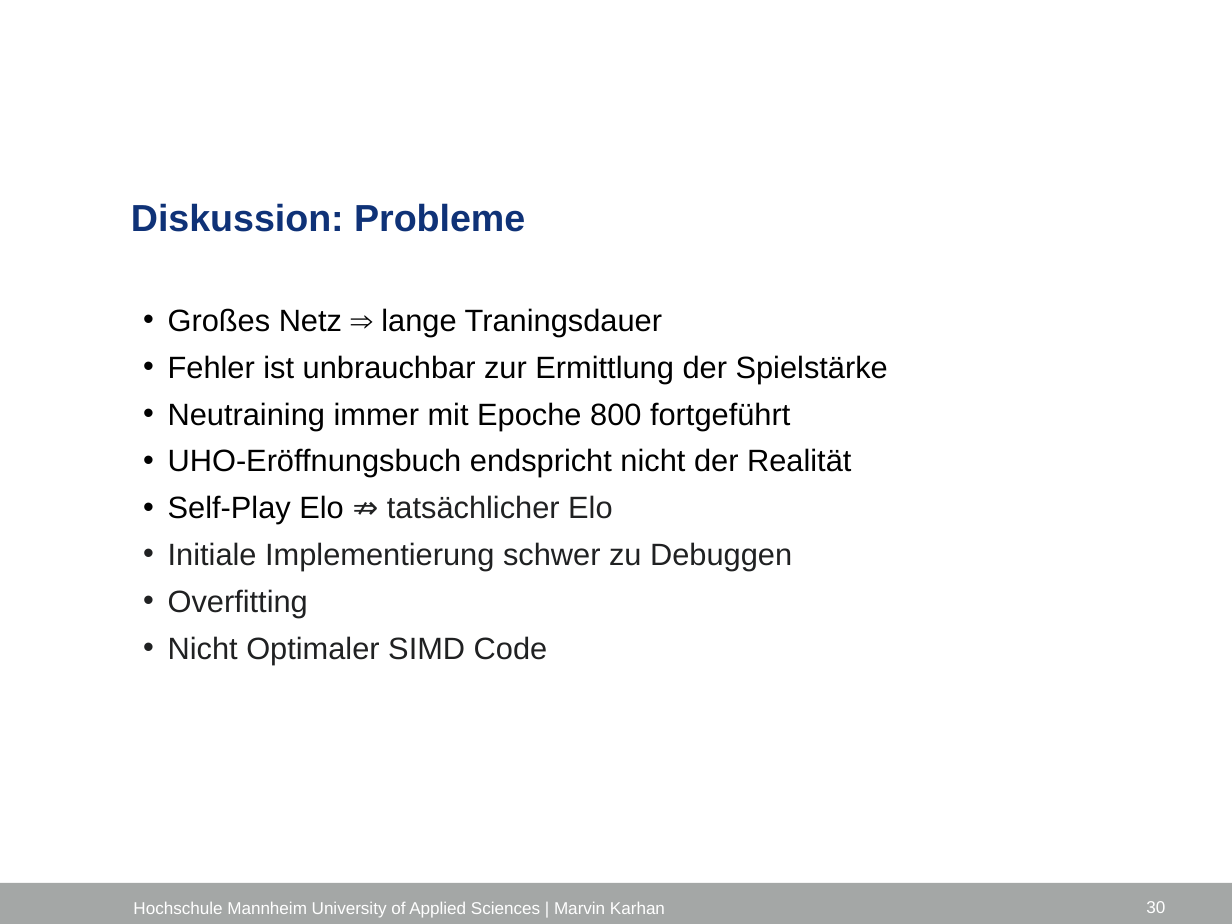
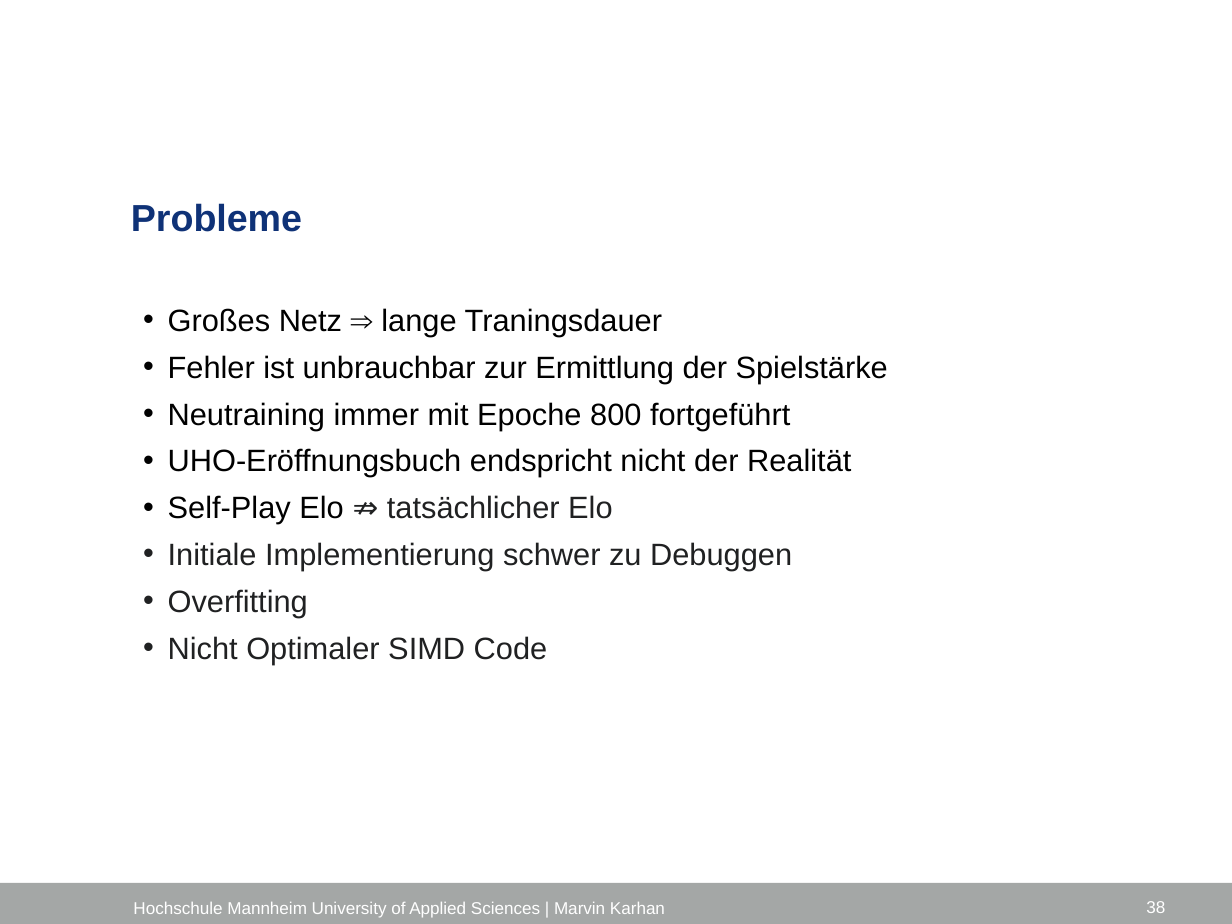
Before and after one commit to marvinkarhan/Bachelorarbeit, a slide deck: slide 38 of latex/Kolloquium/Kolloquium_Marvin_Karhan.pptx (slide 30 before the commit). Drawn at 1232x924 pixels with LibreOffice and Linux fonts; fonts in the diff are those of the drawing; background and template pictures are left out. Boxes give left, top, right and bottom in pixels: in the first picture for what was removed or moved away, otherwise in the second. Text is boxed around its words. In the diff, an @@ line names an element or a change of style, - is before the commit and + after.

```diff
--- a/latex/Kolloquium/Kolloquium_Marvin_Karhan.pptx
+++ b/latex/Kolloquium/Kolloquium_Marvin_Karhan.pptx
@@ title at box(131, 203, 302, 232): text changed @@
-Diskussion: Probleme
+Probleme
@@ page number at box(1146, 901, 1165, 913): text changed @@
-30
+38
```
Also in this commit, not shown: 9 other slides changed, 7 slides added, 13 slides removed, 9 other files.
